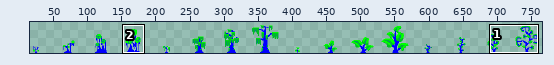
Sprite sheet: game/assets/textures/tree.png. Above: a wide view before the commit, with the close-up outlined.
Close-up. The starting point:
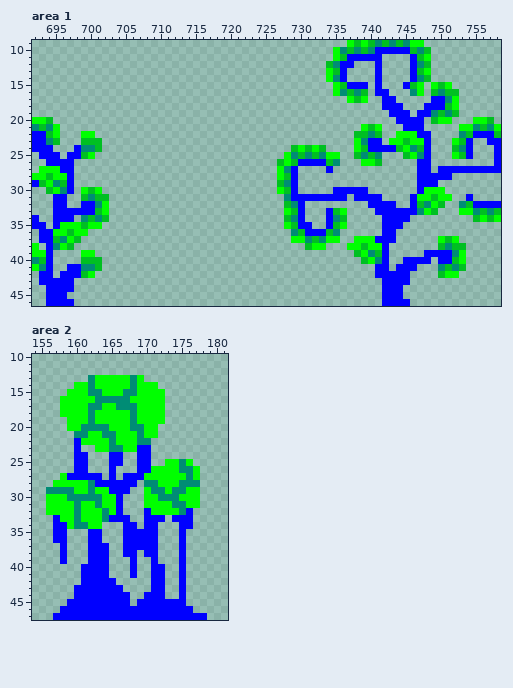
The file is 768x48 pixels. Shown: area 1: x 692..758, y 9..46; area 2: x 154..181, y 10..47. The wide view leaves out empty margins. The commit also changed other parts of the picture, which this record leaves out.
After:
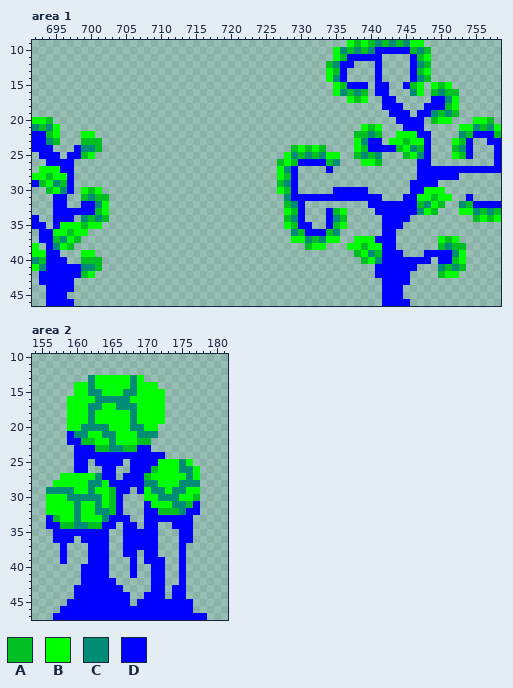
Palette (. is transparent): A #00bf22  B #00ff00  C #008c75  D #0000ff
Changes in this commit:
Changed rows in their new state; - is an unchanged pixel.
Area 1:
first column x 742:
15 D
first column x 737:
27 ------------D---
28 ---------------D
29 ---------D------
30 ---------D------
31 D-------D-------
32 -------DD-------
first column x 695:
38 ------------------------------------------------D-
39 D-----------------------------------------------DD
40 DD----------------------------------------------DD
41 DD----------------------------------------------D-
42 D-------------------------------------------------
Area 2:
first column x 156:
15 ---.------------------
16 --.-------------------
17 --.-------------------
18 --.-------------------
21 ---D----------CC------
22 ---D-AA------AA-------
23 -----DDAA--AA---------
24 ------DDD--DD--DD-----
25 -------DD---D--DB-----
26 --------D---D--A------
27 ---BBBBCD-----A-------
28 -------CB----D--------
29 ---------A---D--------
30 ---------A-----------A
31 ---------A----D-----AD
32 -------C-A-----DAAA--D
33 DA---------------D----
34 D-AA--AADD--------D---
35 ---DDD--D-----------D-
36 ---D-D--D-----------D-
39 --------------D-D-----
first column x 174:
43 D--
44 D--
45 --D
Changed places in both close-ups, as pixel boxes (x1, y1, x2, y2):
added: (382, 82, 389, 89)
added: (396, 166, 459, 208)
added: (347, 194, 354, 201)
added: (389, 243, 403, 271)
added: (53, 250, 67, 278)
changed: (46, 389, 200, 564)
added: (172, 585, 193, 606)
